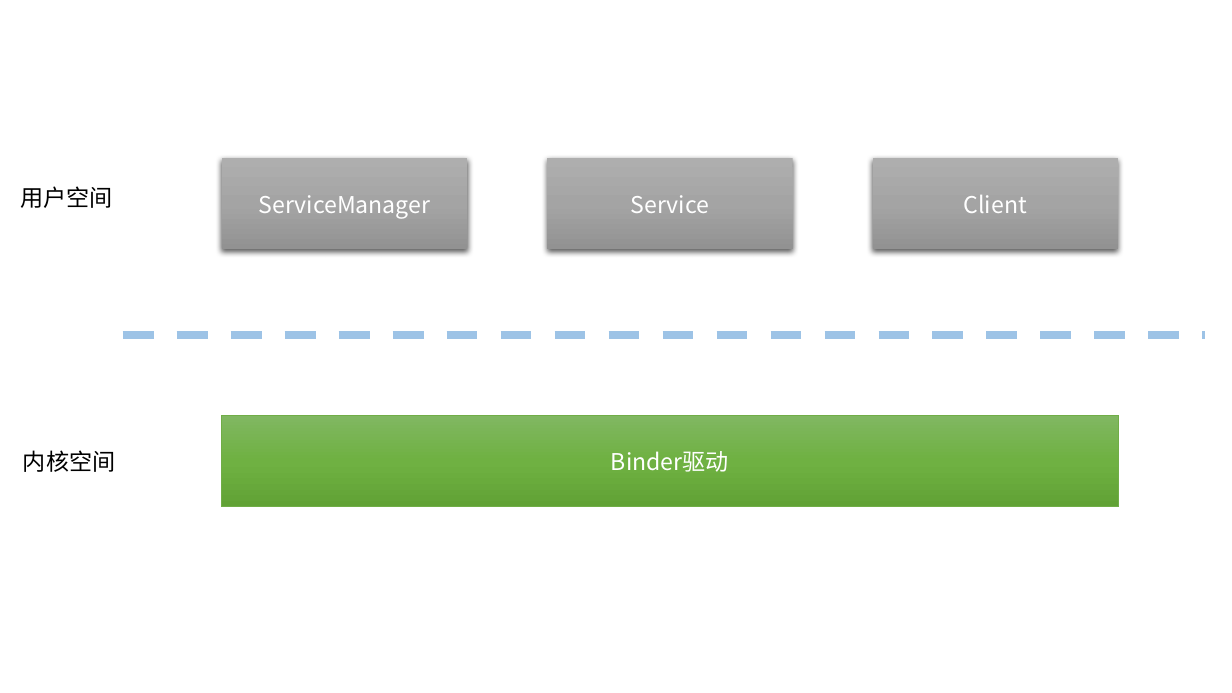
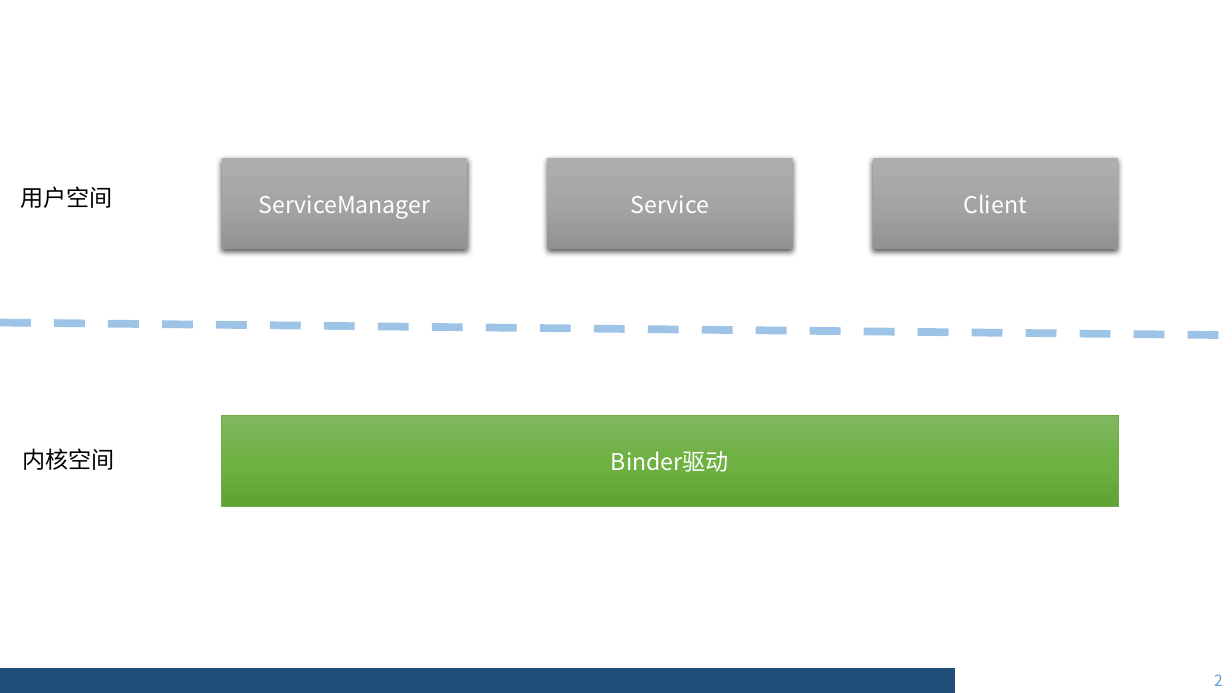
Before and after one commit to MiJack/mijack.github.io, a slide deck: slide 2 of blog.pptx. Drawn at 1232x693 pixels with LibreOffice and Linux fonts; fonts in the diff are those of the drawing. Boxes give left, top, right and bottom in pixels: in the first picture for what was removed or moved away, otherwise in the second. Text is boxed around its words. In the diff, an @@ line names an element or a change of style, - is before the commit and + after.

```diff
--- a/blog.pptx
+++ b/blog.pptx
@@ line moved from (123, 335) - (1205, 335) to (0, 323) - (1232, 335) @@
@@ rectangle added at [0,668,955,693], fill #1F4E79, outline #1F4E79 0.75 pt @@
@@ page number added at [1214,674,1223,686], 12 pt, text #5B9BD5 @@
+2
```
Also in this commit, not shown: 1 other slide changed, 37 other files.
